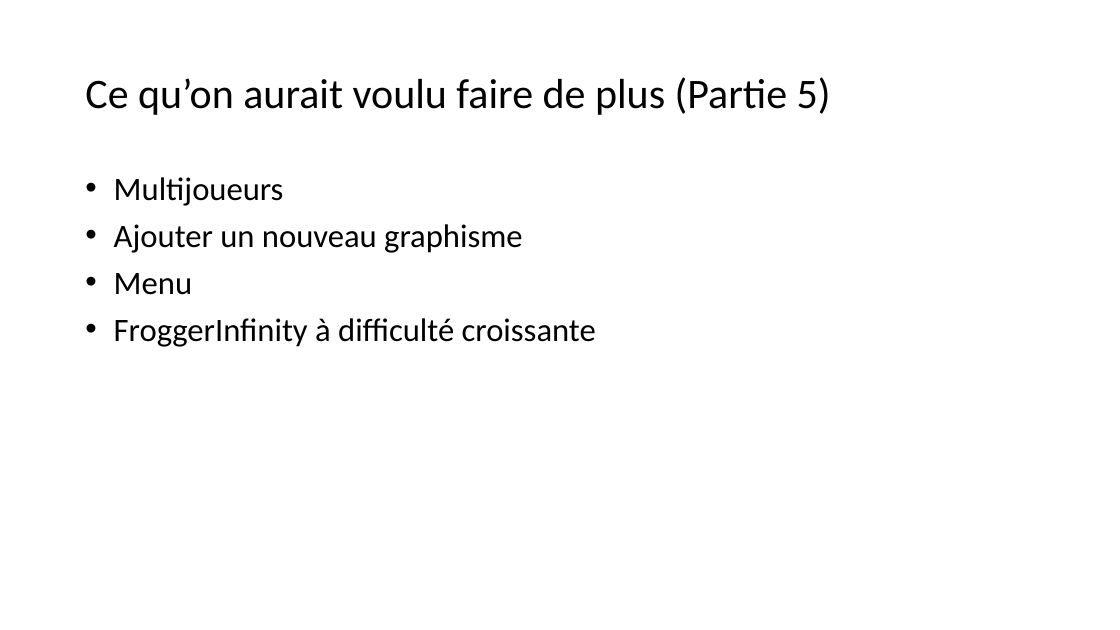
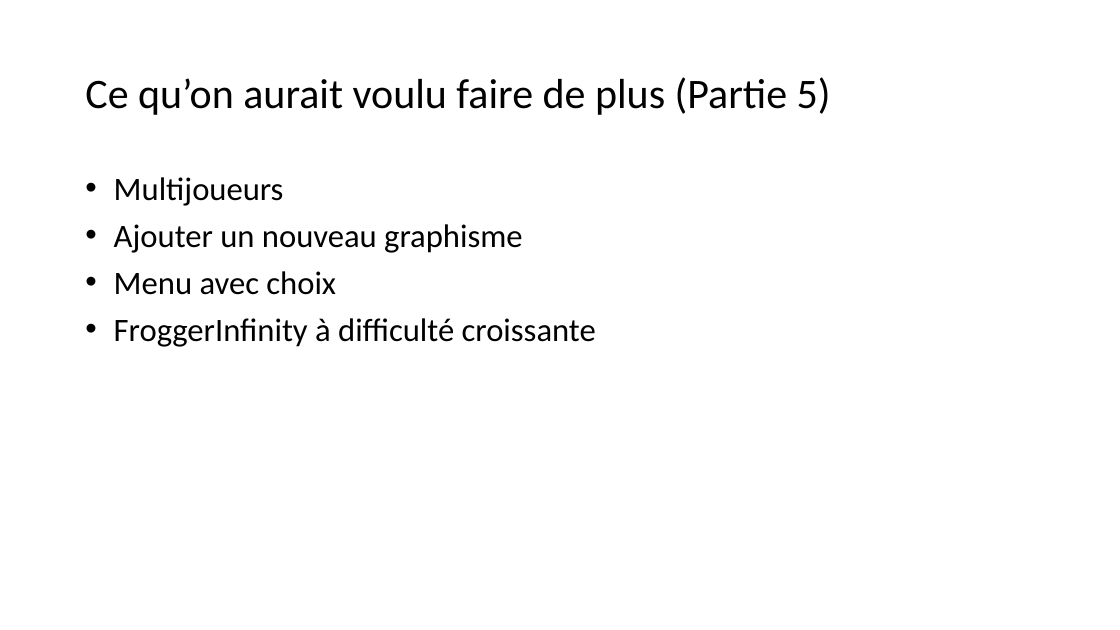
Before and after one commit to Cheima1/Frogger, a slide deck: slide 6 of Projet FroggerRapport.pptx. Drawn at 1120x630 pixels with LibreOffice and Linux fonts; fonts in the diff are those of the drawing. Boxes give left, top, right and bottom in pixels: in the first picture for what was removed or moved away, otherwise in the second. Text is boxed around its words. In the diff, an @@ line names an element or a change of style, - is before the commit and + after.

```diff
--- a/Projet FroggerRapport.pptx
+++ b/Projet FroggerRapport.pptx
@@ text at (114,271,336,295): text changed @@
-• Menu
+• Menu avec choix
```
Also in this commit, not shown: 3 other slides changed.
